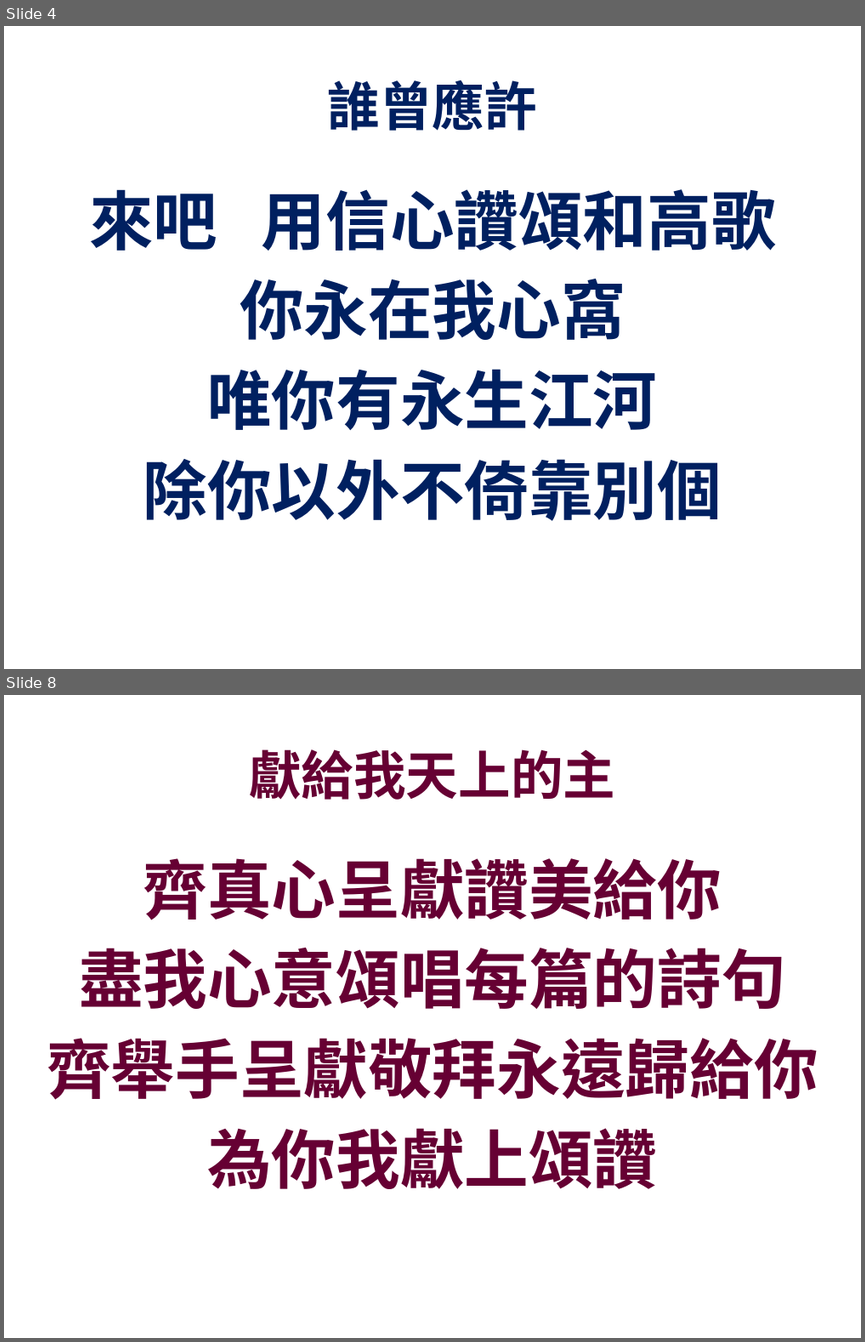
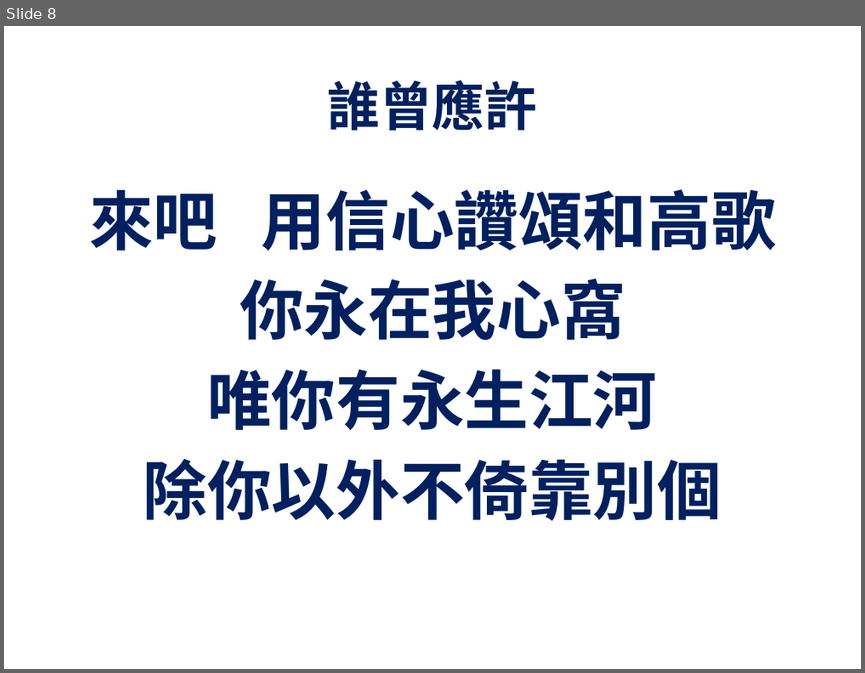
Before and after one commit to batisuoc/prayermeeting, a slide deck: 2019/1月/10-01-2019.pptx. Shown one above the other, each under a label of ours: slides 4 and 8 before the commit, slide 8 after it; the slides between them are not shown. The pictures are 865x1342 and 865x673 pixels, drawn with LibreOffice and Linux fonts; fonts in the diff are those of the drawing; background and template pictures are left out. Boxes give left, top, right and bottom in pixels: in the first picture for what was removed or moved away, otherwise in the second. Text is boxed around its words. In the diff, an @@ line names an element or a change of style, - is before the commit and + after.

```diff
--- a/2019/1月/10-01-2019.pptx
+++ b/2019/1月/10-01-2019.pptx
@@ slide 8 removed at box(4, 695, 861, 1338), background picture (left out) @@
@@ title removed at box(249, 749, 615, 800) @@
-獻給我天上的主
@@ text removed at box(46, 858, 817, 1189) @@
-齊真心呈獻讚美給你
-盡我心意頌唱每篇的詩句
-齊舉手呈獻敬拜永遠歸給你
-為你我獻上頌讚
@@ what was slide 4 is now slide 8 @@
```
Also in this commit, not shown: 1 slide changed, 3 slides added, 3 other slides removed, 1 other file.
